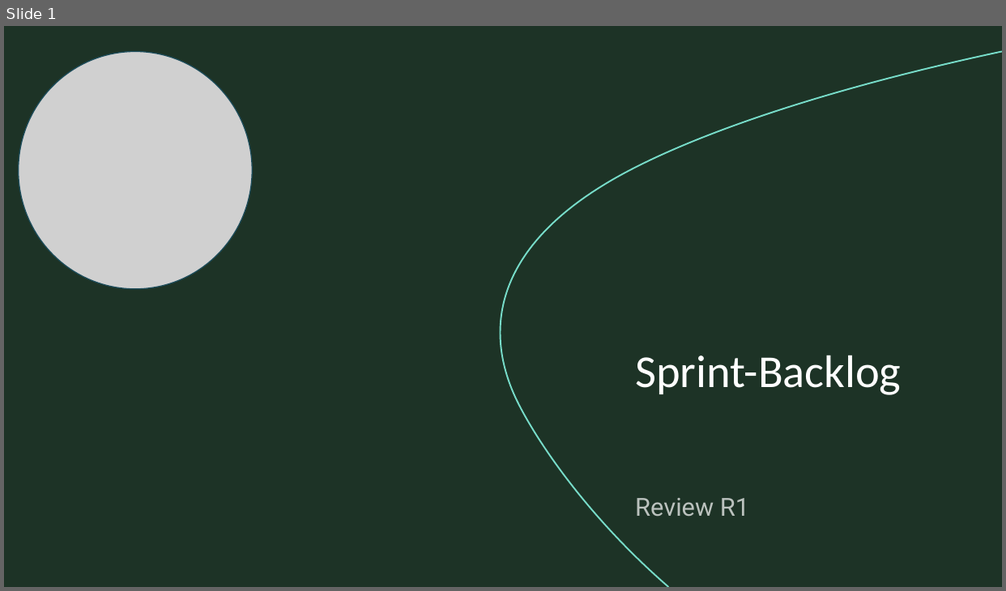
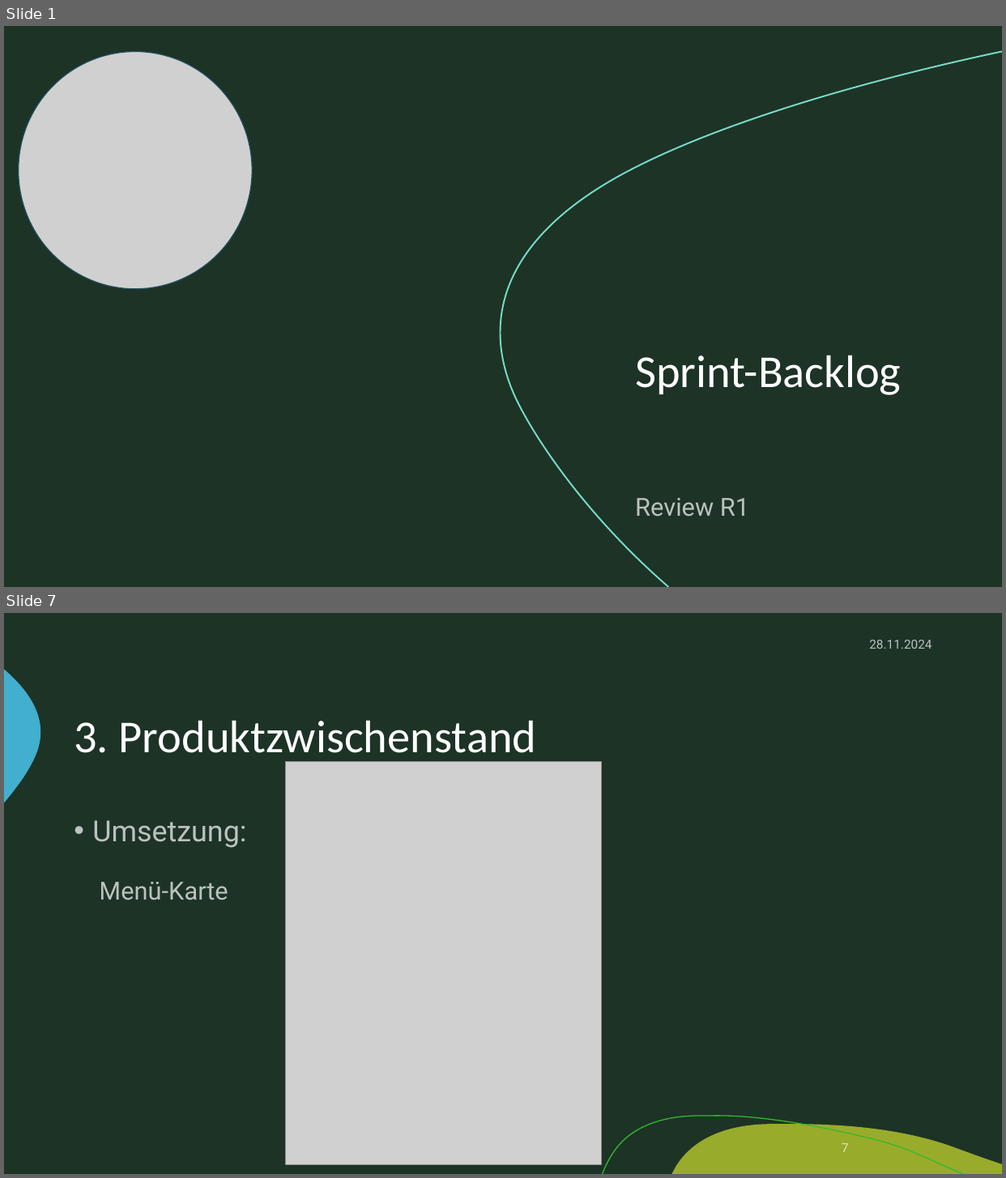
Before and after one commit to zIExpantion/ZumGelbenBach, a slide deck: Dokumente/Sprint-Backlog/Sprint-Backlog1.pptx. Shown one above the other, each under a label of ours: slide 1 before the commit, slides 1 and 7 after it; the slides between them are not shown. The pictures are 1006x591 and 1006x1178 pixels, drawn with LibreOffice and Linux fonts; fonts in the diff are those of the drawing; grey boxes stand for pictures; background and template pictures are left out. Boxes give left, top, right and bottom in pixels: in the first picture for what was removed or moved away, otherwise in the second. Text is boxed around its words. In the diff, an @@ line names an element or a change of style, - is before the commit and + after.

```diff
--- a/Dokumente/Sprint-Backlog/Sprint-Backlog1.pptx
+++ b/Dokumente/Sprint-Backlog/Sprint-Backlog1.pptx
@@ slide 7 added at box(4, 613, 1002, 1174), background #1D3326; not listed: 3 template elements that a slide beside it also shows @@
@@ text added at box(869, 640, 931, 649), 12 pt, text #FFFFFF at 70% opacity @@
+28.11.2024
@@ title added at box(74, 720, 537, 764), 44 pt, text #FFFFFF @@
+3. Produktzwischenstand
@@ picture added at box(286, 761, 602, 1165) @@
@@ text added at box(92, 820, 246, 848), 28 pt, text #FFFFFF at 70% opacity @@
+• Umsetzung:
@@ text added at box(99, 882, 228, 901), 24 pt, text #FFFFFF at 70% opacity @@
+Menü-Karte
@@ page number added at box(842, 1144, 849, 1152), 12 pt, text #FFFFFF at 70% opacity @@
+7
```
Also in this commit, not shown: 15 slides changed, 1 other slide added.
